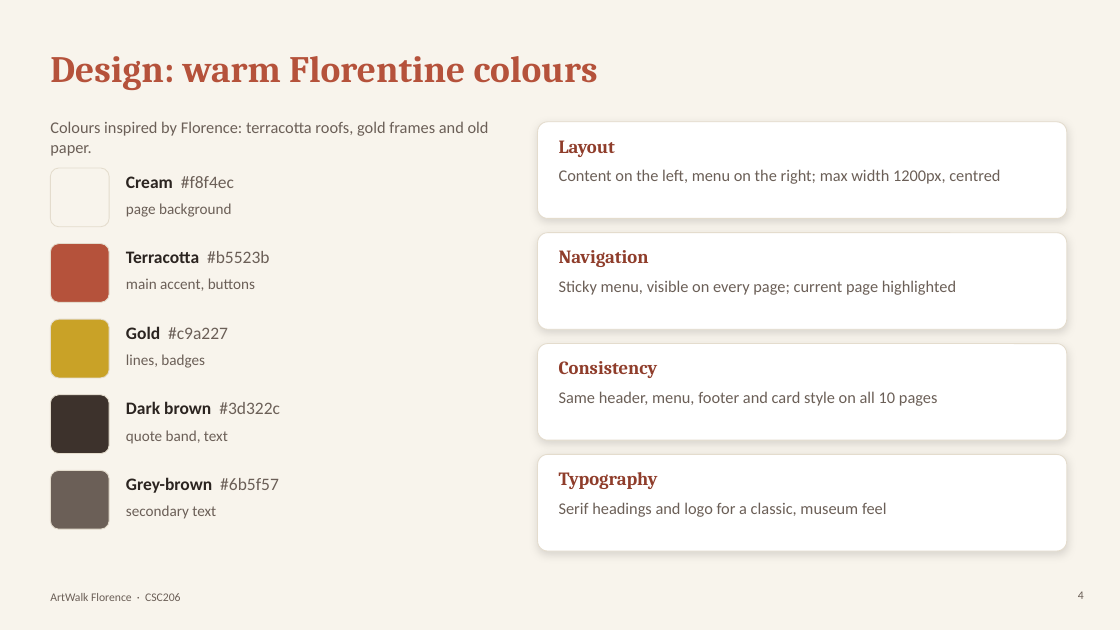
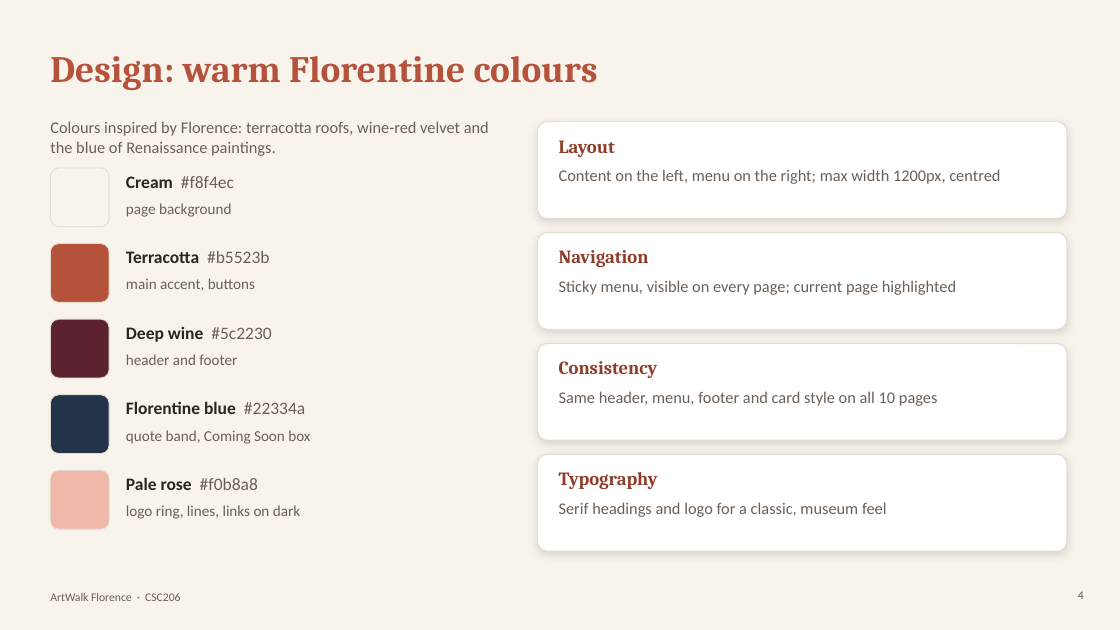
Before and after one commit to Kntouanoglou/Claude, a slide deck: slide 4 of artwalk-florence/presentation/ArtWalk-Florence-Presentation.pptx. Drawn at 1120x630 pixels with LibreOffice and Linux fonts; fonts in the diff are those of the drawing. Boxes give left, top, right and bottom in pixels: in the first picture for what was removed or moved away, otherwise in the second. Text is boxed around its words. In the diff, an @@ line names an element or a change of style, - is before the commit and + after.

```diff
--- a/artwalk-florence/presentation/ArtWalk-Florence-Presentation.pptx
+++ b/artwalk-florence/presentation/ArtWalk-Florence-Presentation.pptx
@@ text at [50,121,489,156]: text changed @@
-Colours inspired by Florence: terracotta roofs, gold frames and old paper.
+Colours inspired by Florence: terracotta roofs, wine-red velvet and the blue of Renaissance paintings.
@@ rounded rectangle at [50,319,109,378]: fill #C9A227 to #5C2230 @@
@@ text at [126,327,271,342]: text changed; text colour #6B5F57 to #2B2420; bold on @@
-Gold #c9a227
+Deep wine #5c2230
@@ text at [126,354,237,365]: text changed @@
-lines, badges
+header and footer
@@ rounded rectangle at [50,395,109,454]: fill #3D322C to #22334A @@
@@ text at [126,401,305,414]: text changed @@
-Dark brown #3d322c
+Florentine blue #22334a
@@ text at [126,430,310,444]: text changed @@
-quote band, text
+quote band, Coming Soon box
@@ rounded rectangle at [50,471,109,529]: fill #6B5F57 to #F0B8A8 @@
@@ text at [126,477,258,490]: text changed @@
-Grey-brown #6b5f57
+Pale rose #f0b8a8
@@ text at [126,505,300,519]: text changed @@
-secondary text
+logo ring, lines, links on dark
```
Also in this commit, not shown: 10 other slides changed.
